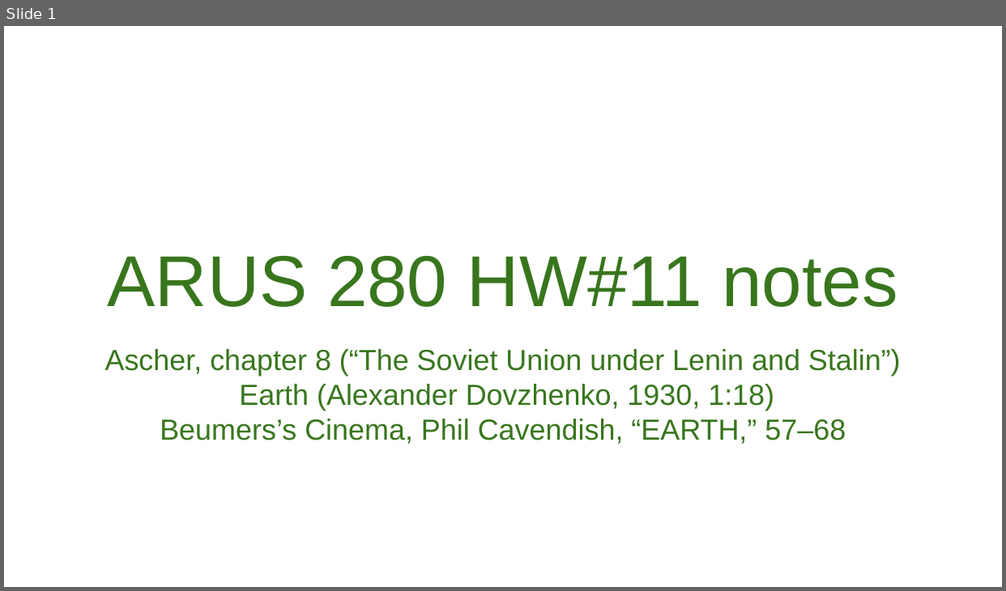
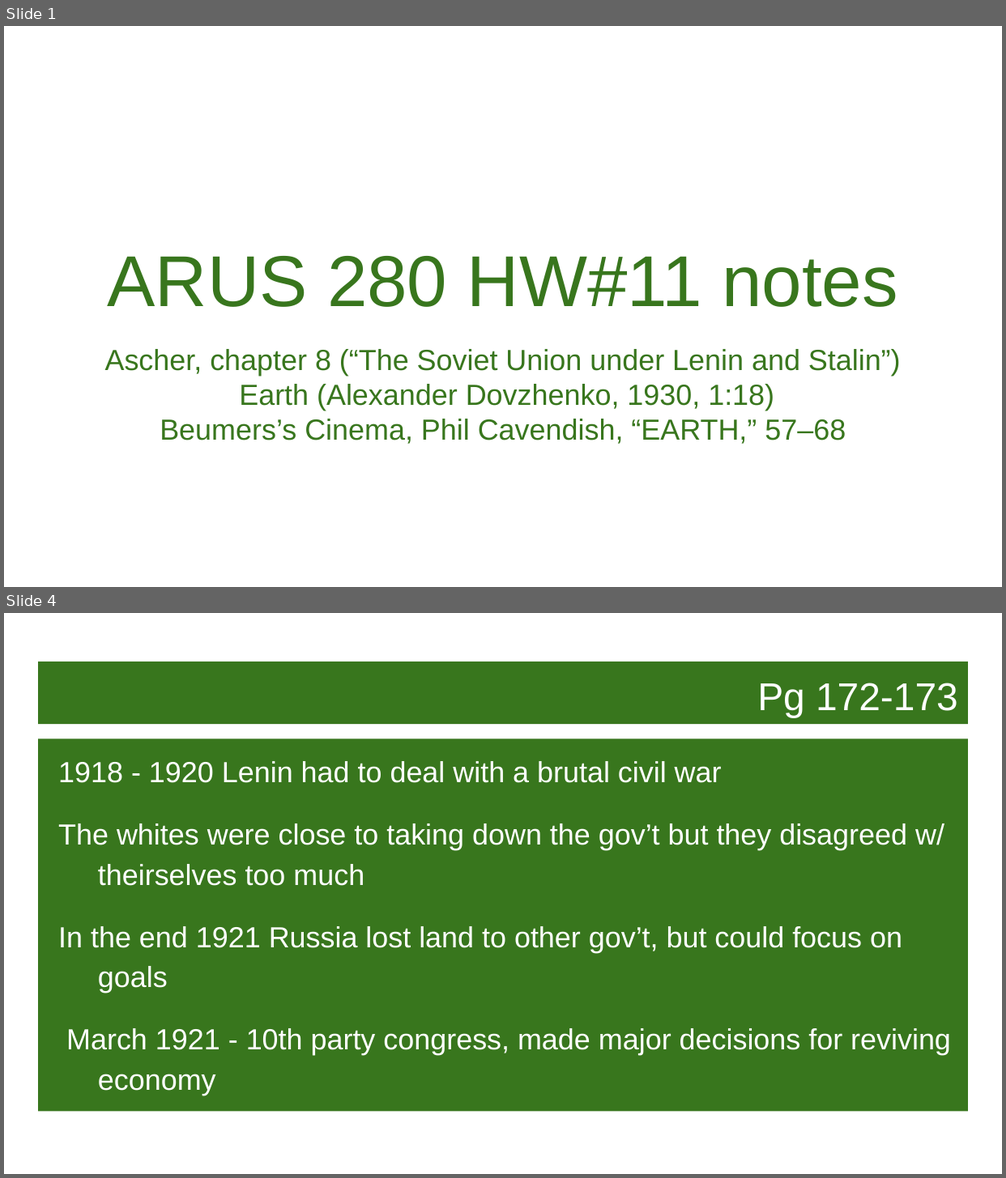
Before and after one commit to MichaelOdumosu57/Spring_2017, a slide deck: Spring 2017 Semester/Music or Arts/ARUS HW/11 ARUS HW/ARUS 280 HW#11 notes.pptx. Shown one above the other, each under a label of ours: slide 1 before the commit, slides 1 and 4 after it; the slides between them are not shown. The pictures are 1006x591 and 1006x1178 pixels, drawn with LibreOffice and Linux fonts; fonts in the diff are those of the drawing; background and template pictures are left out. Boxes give left, top, right and bottom in pixels: in the first picture for what was removed or moved away, otherwise in the second. Text is boxed around its words. In the diff, an @@ line names an element or a change of style, - is before the commit and + after.

```diff
--- a/Spring 2017 Semester/Music or Arts/ARUS HW/11 ARUS HW/ARUS 280 HW#11 notes.pptx
+++ b/Spring 2017 Semester/Music or Arts/ARUS HW/11 ARUS HW/ARUS 280 HW#11 notes.pptx
@@ slide 4 added at bbox=[4, 613, 1002, 1174], background picture (left out) @@
@@ title added at bbox=[38, 662, 968, 725], fill #38761D, 28 pt, text #FFFFFF @@
+Pg 172-173
@@ text added at bbox=[38, 739, 968, 1112], fill #38761D, 21 pt, text #FFFFFF @@
+1918 - 1920 Lenin had to deal with a brutal civil war
+The whites were close to taking down the gov’t but they disagreed w/ theirselves too much
+In the end 1921 Russia lost land to other gov’t, but could focus on goals
+March 1921 - 10th party congress, made major decisions for reviving economy
```
Also in this commit, not shown: 4 slides changed, 14 other slides added, 1 slide removed, 42 other files.
